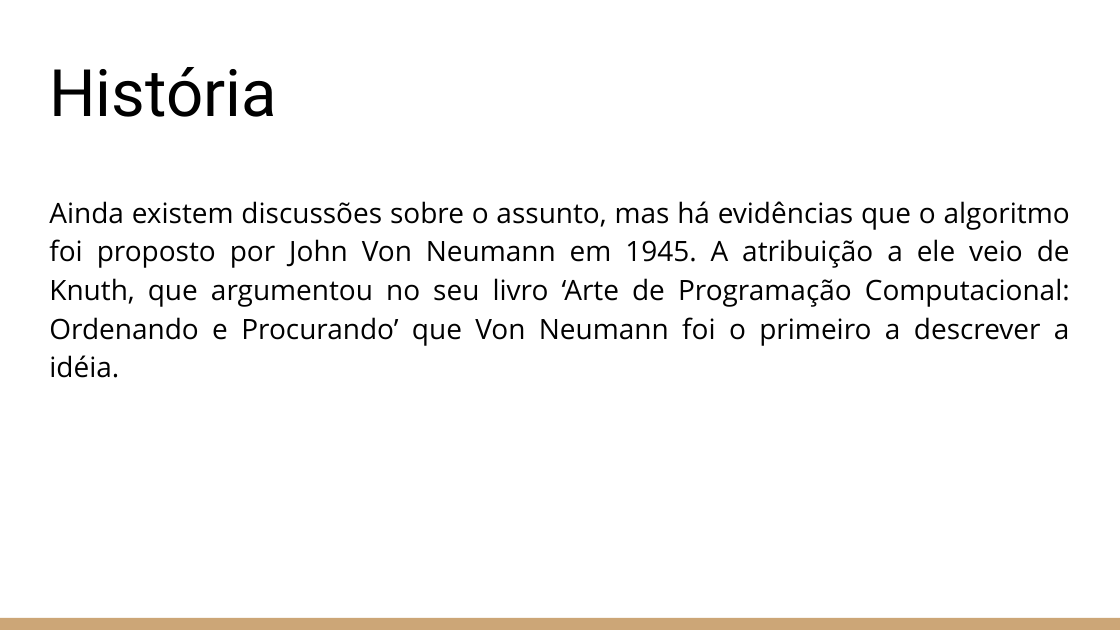
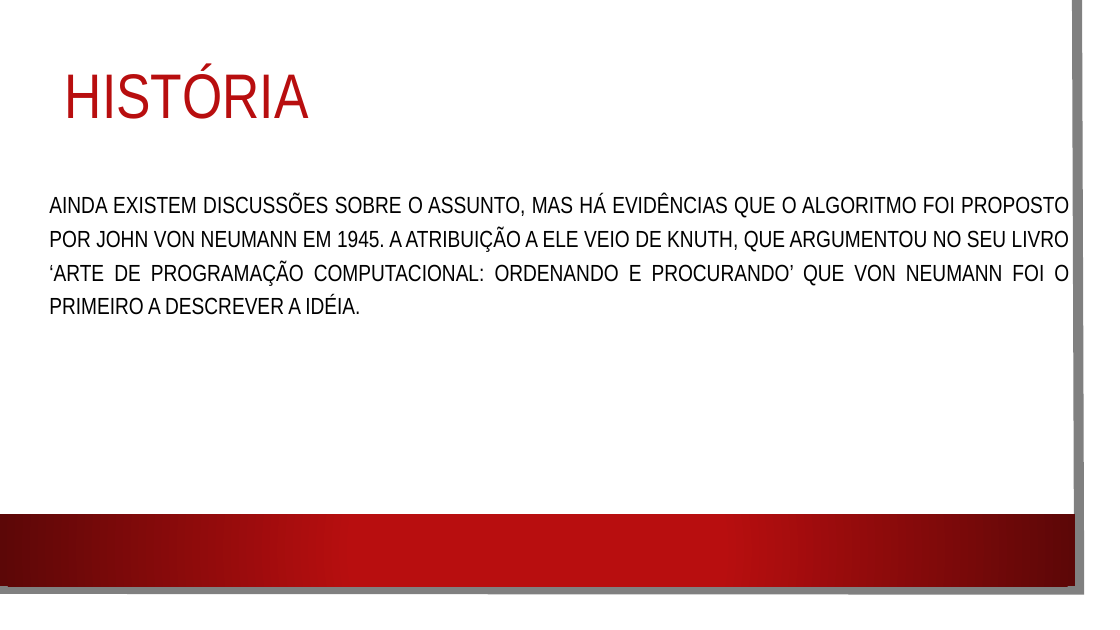
Before and after one commit to gujahlive/Aulas-C, a slide deck: slide 3 of TRABALHOS/MERGE SORT/Algoritmos de ordenação.pptx. Drawn at 1120x630 pixels with LibreOffice and Linux fonts; fonts in the diff are those of the drawing; background and template pictures are left out. Boxes give left, top, right and bottom in pixels: in the first picture for what was removed or moved away, otherwise in the second. Text is boxed around its words. In the diff, an @@ line names an element or a change of style, - is before the commit and + after.

```diff
--- a/TRABALHOS/MERGE SORT/Algoritmos de ordenação.pptx
+++ b/TRABALHOS/MERGE SORT/Algoritmos de ordenação.pptx
@@ rectangle added at <box>0,0,1101,610</box>, fill #FFFFFF @@
@@ freeform shape added at <box>0,0,1080,590</box>, outline #808080 6.5 pt @@
@@ title at <box>65,67,309,119</box>: text changed; size 42 to 40.5 pt; font Roboto to Arial Narrow; text colour #000000 to #B80E0F @@
-História
+HISTÓRIA
@@ text at <box>49,194,1069,315</box>: text changed; size 18 to 15 pt; font Open Sans to Arial Narrow @@
-Ainda existem discussões sobre o assunto, mas há evidências que o algoritmo foi proposto por John Von Neumann em 1945. A atribuição a ele veio de Knuth, que argumentou no seu livro ‘Arte de Programação Computacional: Ordenando e Procurando’ que Von Neumann foi o primeiro a descrever a idéia.
+AINDA EXISTEM DISCUSSÕES SOBRE O ASSUNTO, MAS HÁ EVIDÊNCIAS QUE O ALGORITMO FOI PROPOSTO POR JOHN VON NEUMANN EM 1945. A ATRIBUIÇÃO A ELE VEIO DE KNUTH, QUE ARGUMENTOU NO SEU LIVRO ‘ARTE DE PROGRAMAÇÃO COMPUTACIONAL: ORDENANDO E PROCURANDO’ QUE VON NEUMANN FOI O PRIMEIRO A DESCREVER A IDÉIA.
@@ rectangle: place and size @@
-rectangle at <box>0,618,1120,630</box>
+rectangle at <box>0,514,1075,586</box>
@@ rectangle at <box>0,514,1075,586</box>: fill #CCA677 to gradient #B80E0F to #5C0707 @@
```
Also in this commit, not shown: 19 other slides changed, 6 other files.
